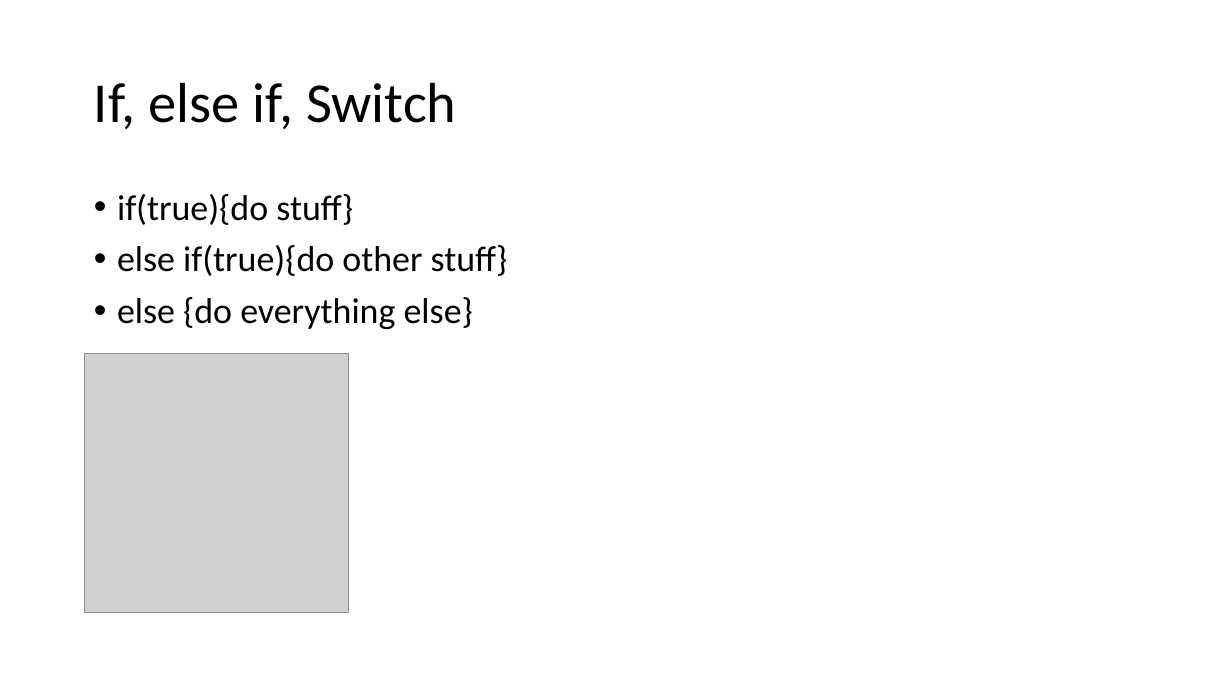
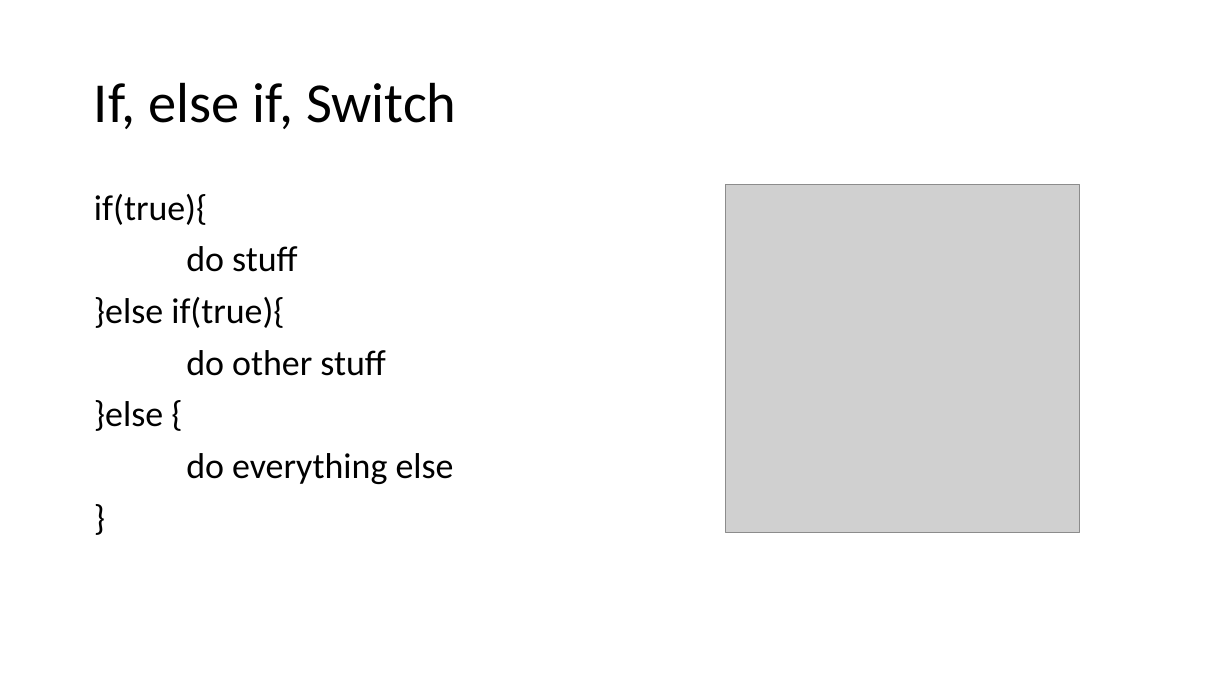
Before and after one commit to martiph/JSTraining_ICT-Campus, a slide deck: slide 10 of JSTraining.pptx. Drawn at 1232x693 pixels with LibreOffice and Linux fonts; fonts in the diff are those of the drawing; grey boxes stand for pictures. Boxes give left, top, right and bottom in pixels: in the first picture for what was removed or moved away, otherwise in the second. Text is boxed around its words. In the diff, an @@ line names an element or a change of style, - is before the commit and + after.

```diff
--- a/JSTraining.pptx
+++ b/JSTraining.pptx
@@ text at [94, 194, 454, 484]: text changed @@
-• if(true){do stuff}
-• else if(true){do other stuff}
-• else {do everything else}
+if(true){
+do stuff
+}else if(true){
+do other stuff
+}else {
+do everything else
+}
@@ picture: place and size @@
-picture at [85, 354, 348, 613]
+picture at [726, 185, 1080, 533]
```
Also in this commit, not shown: 11 other slides changed.
